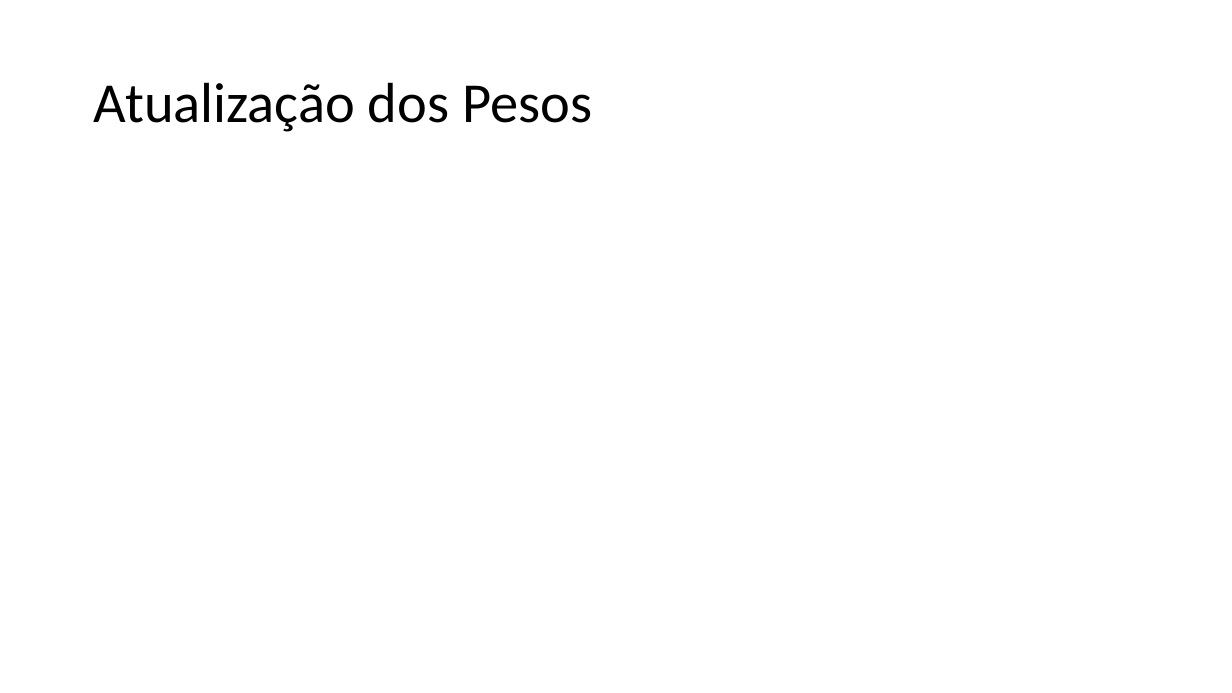
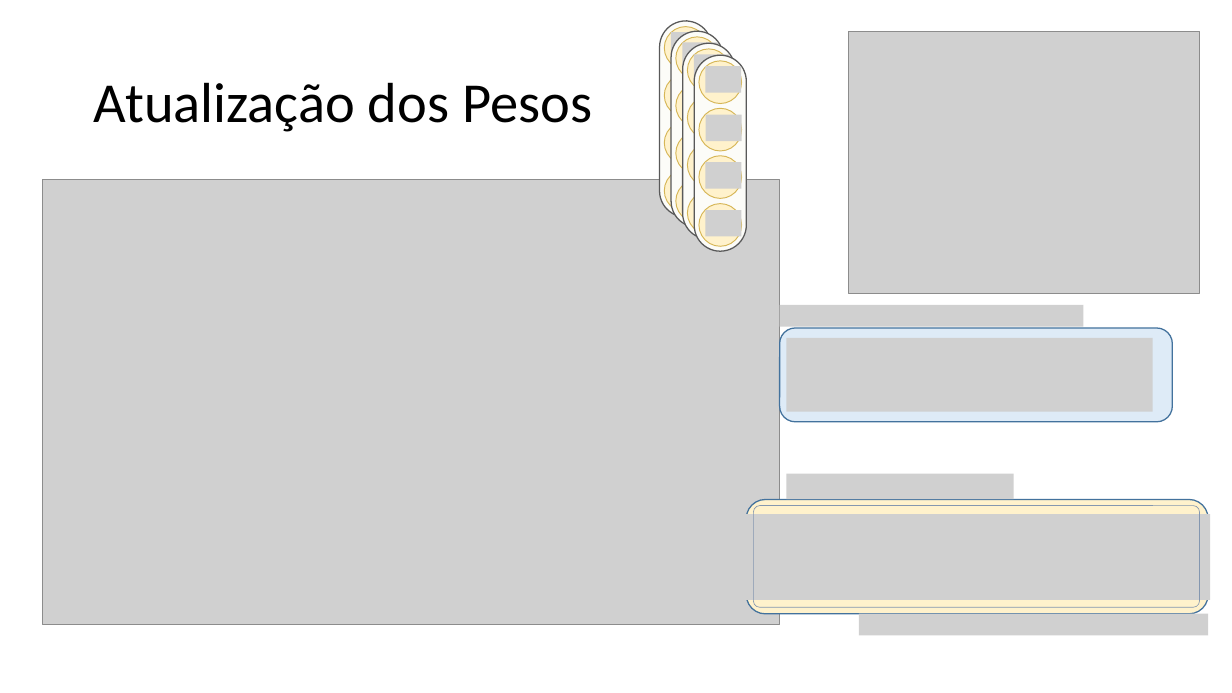
Before and after one commit to jairoalves/backpropagation, a slide deck: slide 28 of oficina de backpropagation/Backprop_LAMFO_Jairo.pptx. Drawn at 1232x693 pixels with LibreOffice and Linux fonts; fonts in the diff are those of the drawing; grey boxes stand for pictures. Boxes give left, top, right and bottom in pixels: in the first picture for what was removed or moved away, otherwise in the second. Text is boxed around its words. In the diff, an @@ line names an element or a change of style, - is before the commit and + after.

```diff
--- a/oficina de backpropagation/Backprop_LAMFO_Jairo.pptx
+++ b/oficina de backpropagation/Backprop_LAMFO_Jairo.pptx
@@ picture added at <box>848,31,1200,293</box> @@
@@ picture added at <box>43,179,780,625</box> @@
@@ group added at <box>660,21,712,217</box>: 4 ellipses, 4 pictures, 1 rounded rectangle @@
@@ group added at <box>671,31,723,227</box>: 4 ellipses, 4 pictures, 1 rounded rectangle @@
@@ group added at <box>683,43,735,239</box>: 4 ellipses, 4 pictures, 1 rounded rectangle @@
@@ group added at <box>694,55,746,251</box>: 4 ellipses, 4 pictures, 1 rounded rectangle @@
@@ rounded rectangle added at <box>780,328,1173,422</box>, fill #DEEBF7, outline #43739E 1 pt @@
@@ picture added at <box>780,305,1084,327</box> @@
@@ picture added at <box>787,338,1153,412</box> @@
@@ picture added at <box>787,474,1014,500</box> @@
@@ rounded rectangle added at <box>747,500,1209,615</box>, fill #FFF2CC, outline #43739E 1 pt @@
@@ rounded rectangle added at <box>753,506,1200,607</box>, outline #8497B0 0.5 pt @@
@@ picture added at <box>742,515,1211,601</box> @@
@@ picture added at <box>860,614,1209,636</box> @@
```
Also in this commit, not shown: 2 other slides changed, 3 slides added.
